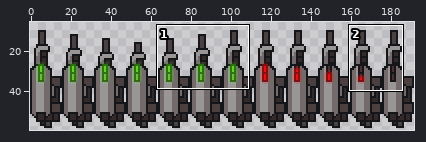
One commit to this sprite sheet: App/app/src/main/res/mipmap-xxxhdpi/laser1_strip12_left.png. The picture above shows the old version from afar; the outline marks the close-up.
Close-up. Earlier state:
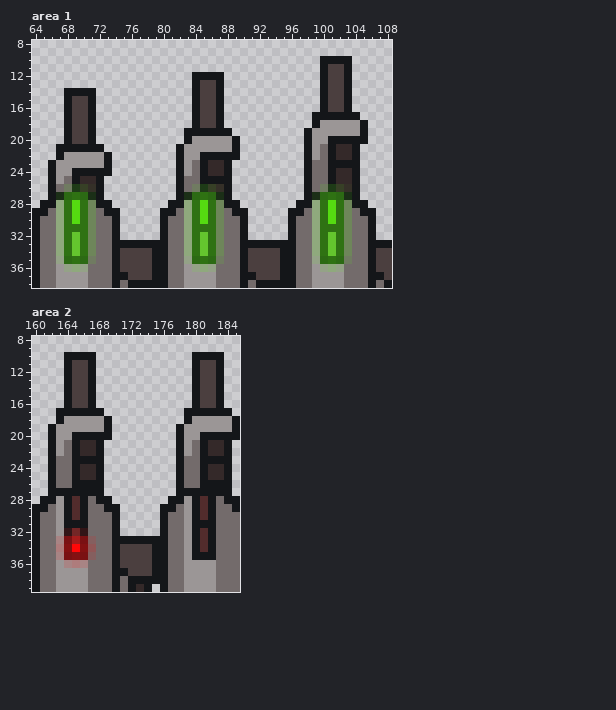
The file is 192x60 pixels. Colours within 5 levels of each other are drawn and written as one. Shown: area 1: x 64..108, y 8..38; area 2: x 160..185, y 8..39. The wide view leaves out empty margins. The commit also changed other parts of the picture, which this record leaves out.
After:
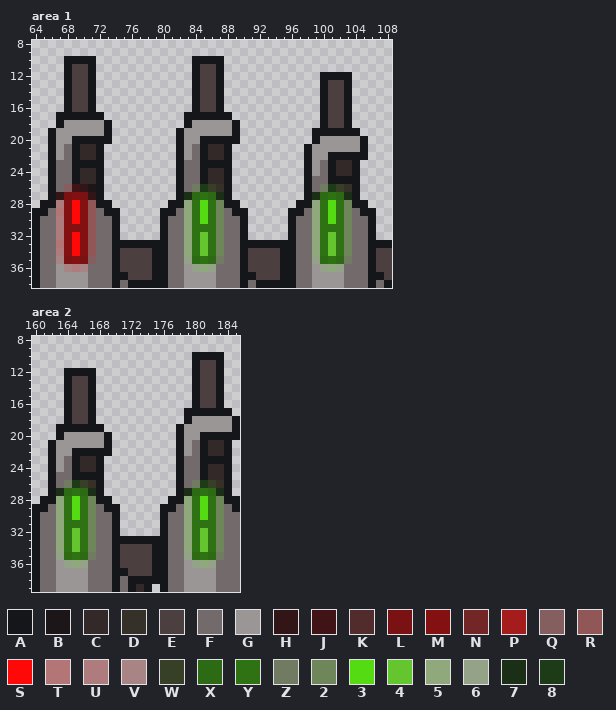
Palette (. is transparent): A #141619  B #1c1619  C #342929  D #353028  E #4b3f3f  F #736b6b  G #9b9696  H #321517  J #401416  K #522c2c  L #7a1113  M #841112  N #732626  P #a51c1c  Q #855f5f  R #915656  S #ff0808  T #b37575  U #ae7c7c  V #a88484  W #374026  X #2c6a14  Y #2f7213  Z #707b61  2 #6e865a  3 #55db11  4 #64c52e  5 #8fa97d  6 #94a287  7 #1b2f17  8 #1e3b17
Difference:
--- area 1
@@ x 64..108 @@
  9 .............................................
-10 ....................................AAAA.....
-11 ....................................AEEA.....
-12 ....................AAAA............AEEA.....
-13 ....................AEEA............AEEA.....
-14 ....AAAA............AEEA............AEEA.....
+10 ....AAAA............AAAA.....................
+11 ....AEEA............AEEA.....................
+12 ....AEEA............AEEA............AAAA.....
+13 ....AEEA............AEEA............AEEA.....
+14 ....AEEA............AEEA............AEEA.....
 15 ....AEEA............AEEA............AEEA.....
 16 ....AEEA............AEEA............AEEA.....
-17 ....AEEA............AEEA...........AAAAAA....
-18 ....AEEA............AEEA...........AGGGGGA...
-19 ....AEEA...........AAAAAA.........AGGGGGGA...
-20 ....AEEA...........AGGGGGA........AGGAAAAA...
-21 ...AAAAAA.........AGGGGGGA........AGFACCA....
-22 ...AGGGGGA........AGGAAAAA........AGFACCA....
-23 ..AGGGGGGA........AGFACCA.........AFFAAAA....
-24 ..AGGAAAAA........AGFACCA.........AFFACCA....
-25 ..AGFACCA.........AFFAAAA.........AFFACCA....
-26 ..AFZ8WDA.........AFZ8WDA.........AFZ8WDA....
-27 ..A7XYX7A.........A7XYX7A.........A7XYX7A....
-28 .AA5Y3Y2AA.......AA5Y3Y2AA.......AA5Y3Y2AA...
-29 AAF5Y3Y2FAA.....AAF5Y3Y2FAA.....AAF5Y3Y2FAA..
-30 AFF5Y3Y2FFA.....AFF5Y3Y2FFA.....AFF5Y3Y2FFA..
-31 AFF5YYY2FFA.....AFF5YYY2FFA.....AFF5YYY2FFA..
-32 AFF5Y4Y2FFA.....AFF5Y4Y2FFA.....AFF5Y4Y2FFA..
-33 AFF5Y4Y2FFAAAAAAAFF5Y4Y2FFAAAAAAAFF5Y4Y2FFAAA
-34 AFF5Y4Y2FFAEEEEAAFF5Y4Y2FFAEEEEAAFF5Y4Y2FFAEE
-35 AFF6XYXZFFAEEEEAAFF6XYXZFFAEEEEAAFF6XYXZFFAEE
-36 AFFG656FFFAEEEEAAFFG656FFFAEEEEAAFFG656FFFAEE
+17 ...AAAAAA..........AAAAAA...........AEEA.....
+18 ...AGGGGGA.........AGGGGGA..........AEEA.....
+19 ..AGGGGGGA........AGGGGGGA.........AAAAAA....
+20 ..AGGAAAAA........AGGAAAAA.........AGGGGGA...
+21 ..AGFACCA.........AGFACCA.........AGGGGGGA...
+22 ..AGFACCA.........AGFACCA.........AGGAAAAA...
+23 ..AFFAAAA.........AFFAAAA.........AGFACCA....
+24 ..AFFACCA.........AFFACCA.........AGFACCA....
+25 ..AFFACCA.........AFFACCA.........AFFAAAA....
+26 ..AFQJHBA.........AFZ8WDA.........AFZ8WDA....
+27 ..AHLMLHA.........A7XYX7A.........A7XYX7A....
+28 .AAUMSMRAA.......AA5Y3Y2AA.......AA5Y3Y2AA...
+29 AAFTMSMRFAA.....AAF5Y3Y2FAA.....AAF5Y3Y2FAA..
+30 AFFUMSMRFFA.....AFF5Y3Y2FFA.....AFF5Y3Y2FFA..
+31 AFFUMMMRFFA.....AFF5YYY2FFA.....AFF5YYY2FFA..
+32 AFFUMSMRFFA.....AFF5Y4Y2FFA.....AFF5Y4Y2FFA..
+33 AFFTMSMRFFAAAAAAAFF5Y4Y2FFAAAAAAAFF5Y4Y2FFAAA
+34 AFFUMSMRFFAEEEEAAFF5Y4Y2FFAEEEEAAFF5Y4Y2FFAEE
+35 AFFVLMLQFFAEEEEAAFF6XYXZFFAEEEEAAFF6XYXZFFAEE
+36 AFFGVUVFFFAEEEEAAFFG656FFFAEEEEAAFFG656FFFAEE
 37 AFFGGGGFFFAAEEEAAFFGGGGFFFAAEEEAAFFGGGGFFFAAE
--- area 2
@@ x 162..169 @@
  9 ........
-10 ..AAAA..
-11 ..AEEA..
-12 ..AEEA..
+10 ........
+11 ........
+12 ..AAAA..
 13 ..AEEA..
@@ x 160..185 @@
 16 ....AEEA............AEEA..
-17 ...AAAAAA..........AAAAAA.
-18 ...AGGGGGA.........AGGGGGA
-19 ..AGGGGGGA........AGGGGGGA
-20 ..AGGAAAAA........AGGAAAAA
-21 ..AGFACCA.........AGFACCA.
-22 ..AGFACCA.........AGFACCA.
-23 ..AFFAAAA.........AFFAAAA.
-24 ..AFFACCA.........AFFACCA.
-25 ..AFFACCA.........AFFACCA.
-26 ..AFFAAAA.........AFFAAAA.
-27 ..AAAAAAA.........AAAAAAA.
-28 .AAGAKAFAA.......AAGAKAFAA
-29 AAFGAKAFFAA.....AAFGAKAFFA
-30 AFFGAKAFFFA.....AFFGAKAFFF
-31 AFFGAAAFFFA.....AFFGAAAFFF
-32 AFFGHNHFFFA.....AFFGAKAFFF
-33 AFFVLPLQFFAAAAAAAFFGAKAFFF
-34 AFFUMSMRFFAEEEEAAFFGAKAFFF
-35 AFFVLMLQFFAEEEEAAFFGAAAFFF
-36 AFFGVUVFFFAEEEEAAFFGGGGFFF
+17 ....AEEA...........AAAAAA.
+18 ....AEEA...........AGGGGGA
+19 ...AAAAAA.........AGGGGGGA
+20 ...AGGGGGA........AGGAAAAA
+21 ..AGGGGGGA........AGFACCA.
+22 ..AGGAAAAA........AGFACCA.
+23 ..AGFACCA.........AFFAAAA.
+24 ..AGFACCA.........AFFACCA.
+25 ..AFFAAAA.........AFFACCA.
+26 ..AFZ8WDA.........AFZ8WDA.
+27 ..A7XYX7A.........A7XYX7A.
+28 .AA5Y3Y2AA.......AA5Y3Y2AA
+29 AAF5Y3Y2FAA.....AAF5Y3Y2FA
+30 AFF5Y3Y2FFA.....AFF5Y3Y2FF
+31 AFF5YYY2FFA.....AFF5YYY2FF
+32 AFF5Y4Y2FFA.....AFF5Y4Y2FF
+33 AFF5Y4Y2FFAAAAAAAFF5Y4Y2FF
+34 AFF5Y4Y2FFAEEEEAAFF5Y4Y2FF
+35 AFF6XYXZFFAEEEEAAFF6XYXZFF
+36 AFFG656FFFAEEEEAAFFG656FFF
 37 AFFGGGGFFFAAEEEAAFFGGGGFFF
Boxes around the changes in both close-ups, in picture pixels (x1, y1, x2, y2):
changed: (48, 56, 112, 272)
changed: (192, 56, 224, 80)
changed: (320, 56, 352, 80)
changed: (176, 112, 240, 184)
changed: (304, 112, 368, 184)
changed: (64, 352, 96, 376)
changed: (48, 408, 112, 568)
changed: (184, 480, 224, 568)
